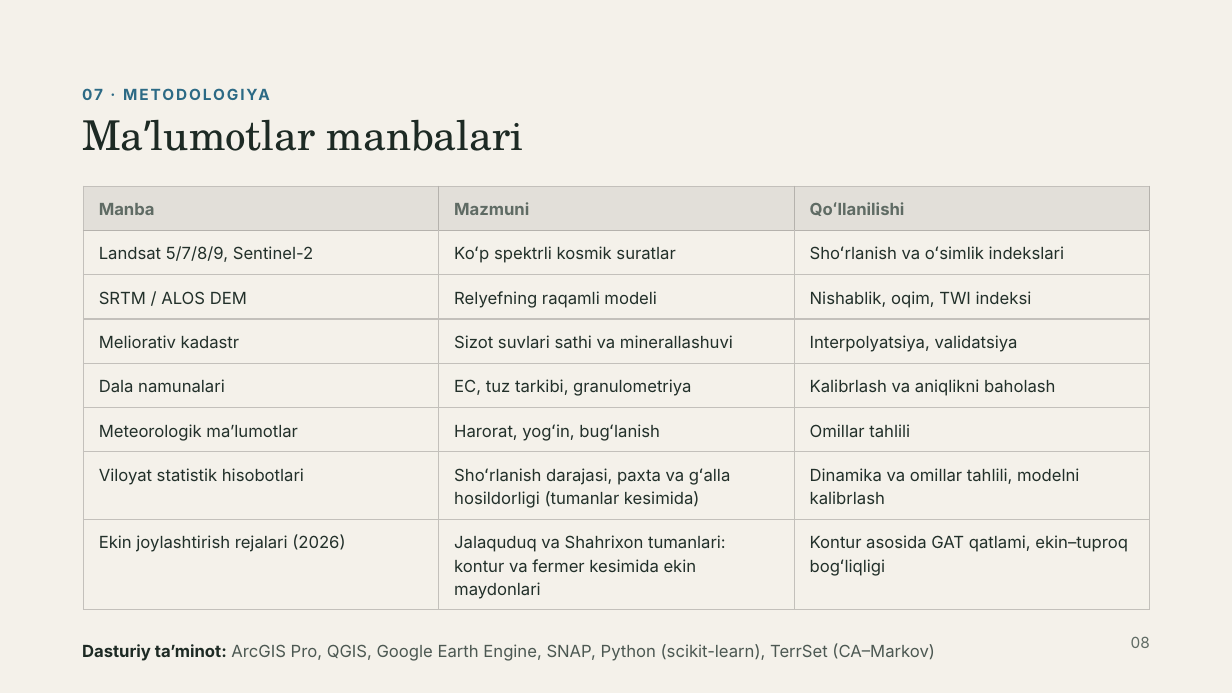
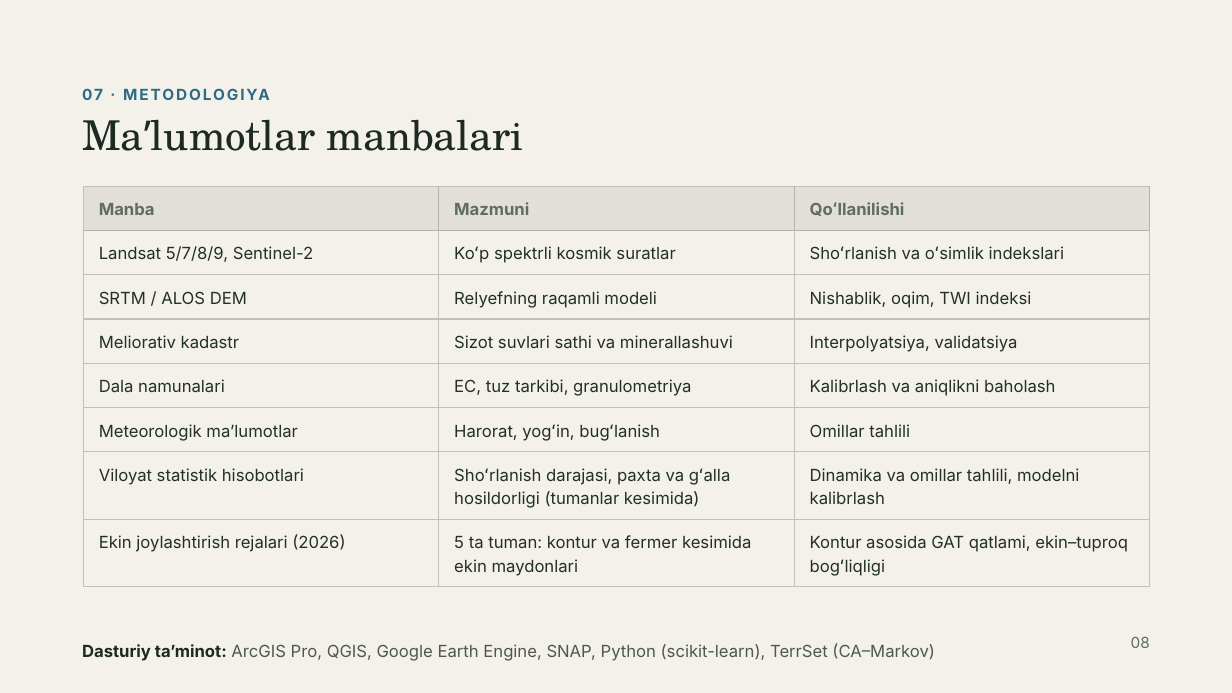
Before and after one commit to Rasuljon007/mirzohid-loyiha, a slide deck: slide 8 of Garbiy_Farg_ona_tuproqlari_GAT_asosida_bashoratlash.pptx. Drawn at 1232x693 pixels with LibreOffice and Linux fonts; fonts in the diff are those of the drawing. Boxes give left, top, right and bottom in pixels: in the first picture for what was removed or moved away, otherwise in the second. Text is boxed around its words. In the diff, an @@ line names an element or a change of style, - is before the commit and + after.

```diff
--- a/Garbiy_Farg_ona_tuproqlari_GAT_asosida_bashoratlash.pptx
+++ b/Garbiy_Farg_ona_tuproqlari_GAT_asosida_bashoratlash.pptx
@@ table at [83, 186, 1151, 580] @@
-row 8, column 2: Jalaquduq va Shahrixon tumanlari: kontur va fermer kesimida ekin maydonlari
+row 8, column 2: 5 ta tuman: kontur va fermer kesimida ekin maydonlari
```
Also in this commit, not shown: 1 other slide changed.
